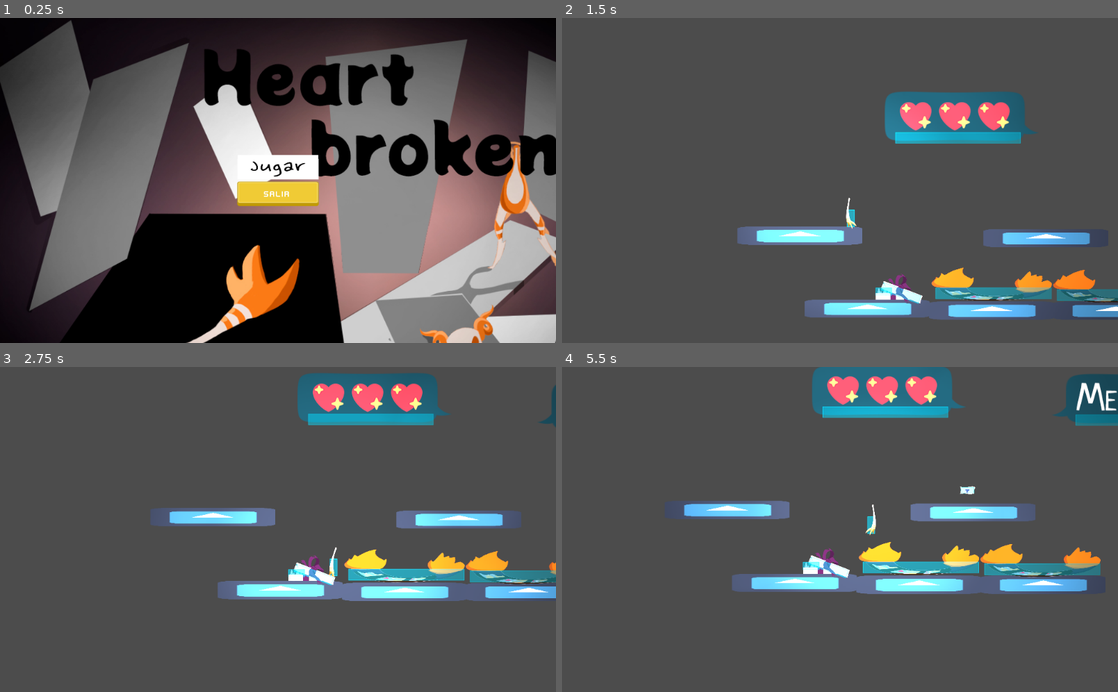
Above: before the commit, frames 1-4 (two rows, left to right).
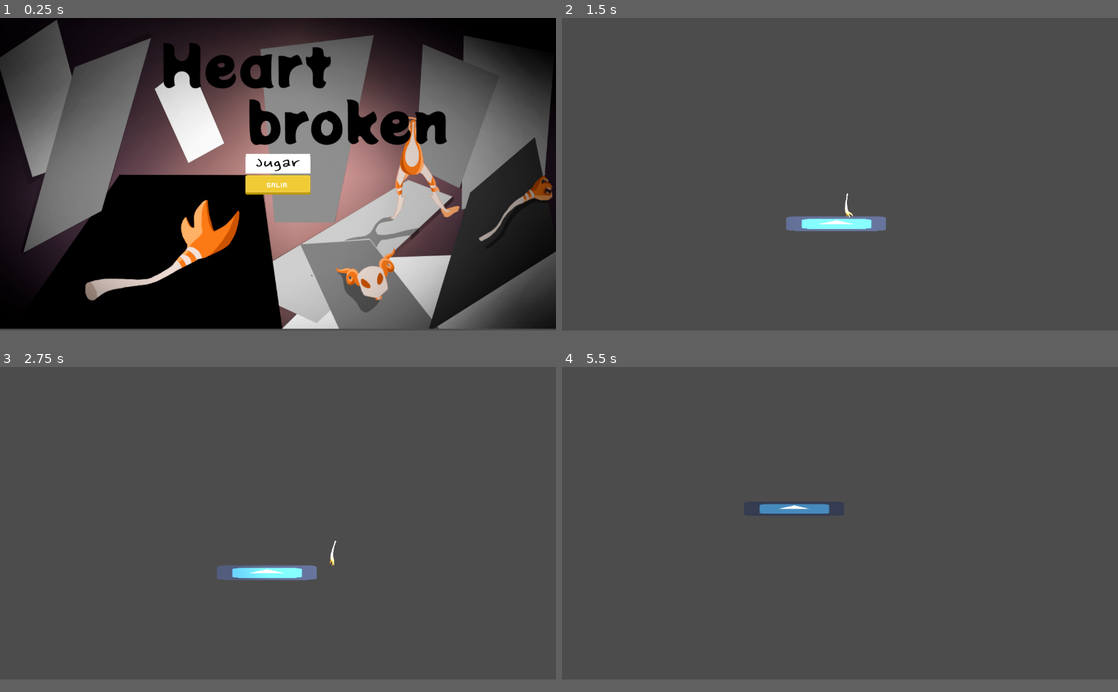
Above: after the commit, the same moments.

Repository: santyarellano/Shattered
Game: Godot game, scene res://Niveles/menuPrincipal.tscn
The game is run twice, just before and just after one commit, with the same random seed, the same clock (stepped at 60 frames per second) and the same inputs. Before the commit the project has no main scene; this scene is started directly in both runs. The engine's default icon, where the game draws it, is replaced by a stand-in: a white triangle on a blue panel in a dark square.
Inputs (mouse positions are in pixels of both pictures, inside the frame that each line leads up to; where the layout moved, square brackets give the same spot in the first picture):
- Up to frame 1 (0.25 s): no input
- Up to frame 2 (1.5 s): click (840, 170) [840, 167] at 0.5 s; hold Right (ui_right) from 1.28 s (still down)
- Up to frame 3 (2.75 s): keep holding Right (ui_right); tap Space (ui_select) at 1.52, 2.27 s
- Up to frame 4 (5.5 s): release Right (ui_right) at 2.78 s; hold Left (ui_left) 2.78-3.53 s; hold Right (ui_right) 3.53-5.03 s; tap Space (ui_select) at 3.77, 4.52, 5.27 s; hold Left (ui_left) from 5.03 s (still down)
In our replay, the window is 800x468 before the commit and 800x450 after it. These sizes can differ from the game's own. Grey fills any space a smaller window leaves; there, only what the larger window draws over its background counts as a difference.

The runs differ from the first frame. In frame 1, 64% of the frame differs, in the area x 0-100%, y 0-100%; in frame 2, 12%; in frame 3, 13%; in frame 4, 15%.

Commit message:
hacer cambios

Diff:
--- a/Niveles/Playground.tscn
+++ b/Niveles/Playground.tscn
@@ -1,59 +1,13 @@
-[gd_scene load_steps=7 format=2]
+[gd_scene load_steps=3 format=2]
 
 [ext_resource path="res://Obj/bloque pisos/bloquepiso.tscn" type="PackedScene" id=1]
 [ext_resource path="res://Obj/Player/Player.tscn" type="PackedScene" id=2]
-[ext_resource path="res://Obj/Hazards/BurningPhotos.tscn" type="PackedScene" id=3]
-[ext_resource path="res://Obj/Hazards/Messages.tscn" type="PackedScene" id=4]
-[ext_resource path="res://Obj/Hazards/Mailbox.tscn" type="PackedScene" id=5]
-[ext_resource path="res://Obj/Hazards/Gift.tscn" type="PackedScene" id=6]
 
 [node name="Playground" type="Node"]
 
 [node name="StaticBody2D" parent="." instance=ExtResource( 1 )]
-position = Vector2( 2.88937, 442.548 )
-scale = Vector2( 7, 1 )
-
-[node name="StaticBody2D2" parent="." instance=ExtResource( 1 )]
-position = Vector2( 880.451, 489.127 )
-scale = Vector2( 7, 1 )
-
-[node name="StaticBody2D3" parent="." instance=ExtResource( 1 )]
-position = Vector2( 356.011, 580.696 )
-scale = Vector2( 7, 1 )
-
-[node name="StaticBody2D5" parent="." instance=ExtResource( 1 )]
-position = Vector2( 127.029, 577.328 )
-scale = Vector2( 7, 1 )
-
-[node name="StaticBody2D6" parent="." instance=ExtResource( 1 )]
-position = Vector2( 455.91, 447.123 )
-scale = Vector2( 7, 1 )
-
-[node name="StaticBody2D4" parent="." instance=ExtResource( 1 )]
-position = Vector2( 584.457, 580.82 )
+position = Vector2( 283.469, 455.829 )
 scale = Vector2( 7, 1 )
 
 [node name="Player" parent="." instance=ExtResource( 2 )]
-position = Vector2( 82.5642, 277.858 )
-jump_power = -500
-
-[node name="BurningPhotos" parent="." instance=ExtResource( 3 )]
-position = Vector2( 360.793, 533.289 )
-scale = Vector2( 0.659668, 0.235502 )
-
-[node name="BurningPhotos2" parent="." instance=ExtResource( 3 )]
-position = Vector2( 584.471, 536.653 )
-scale = Vector2( 0.659668, 0.235502 )
-
-[node name="Messages" parent="." instance=ExtResource( 4 )]
-position = Vector2( 304.996, 223.941 )
-
-[node name="Messages2" parent="." instance=ExtResource( 4 )]
-position = Vector2( 787.904, 238.467 )
-
-[node name="Mailbox" parent="." instance=ExtResource( 5 )]
-position = Vector2( 968.341, 429.405 )
-scale = Vector2( 0.196552, 0.199856 )
-
-[node name="Gift" parent="." instance=ExtResource( 6 )]
-position = Vector2( 191.166, 540.606 )
+position = Vector2( 298.077, 204.898 )
--- a/project.godot
+++ b/project.godot
@@ -16,7 +16,18 @@
 [application]
 
 config/name="Pieces"
+run/main_scene="res://Niveles/menuPrincipal.tscn"
 config/icon="res://icon.png"
+
+[autoload]
+
+Pausa="*res://Obj/HUD/Pausa.tscn"
+
+[display]
+
+window/size/width=1280
+window/size/height=720
+window/size/resizable=false
 
 [rendering]
 
